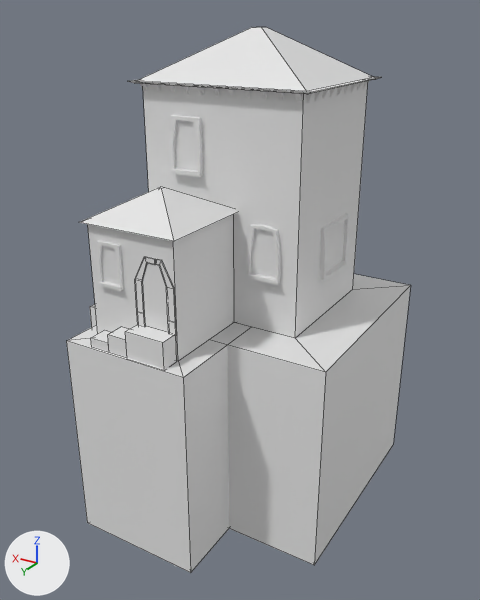
The FBX model Assets/Prefabs/lucie fbx/house ideea.fbx as it was, and as the next commit left it.
Rendered twice from a camera (50 mm lens) standing at (10.7, 38.2, 15.5) and looking at (26.7, 11.4, 2.1). The axes (+X, +Y, +Z) are drawn at lower left. The lights are the same throughout. The first picture is the older version. Mesh edges are drawn as thin lines on the coarser meshes. Where no turn or scale is listed for an object, it has been applied to the vertices. Vertices at exactly the same position are counted once.

Objects in the first picture: 'Cube', 'Cube.009', 'Cube.low.1', 'Cube.low2', 'raam', 'raam.001', 'raam.002', 'raam.012' and 4 more.
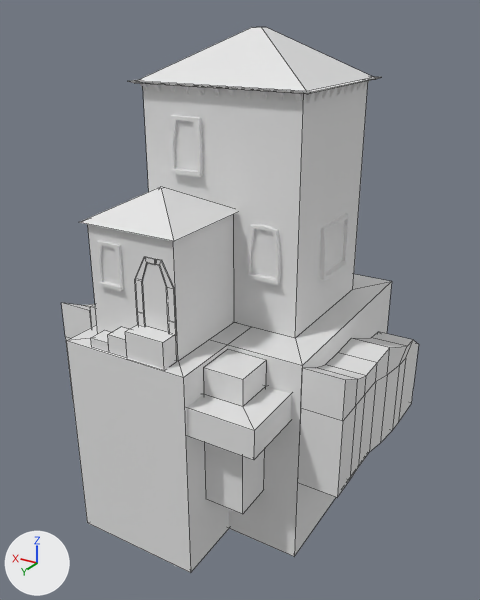
What the commit changed:
me_cube_014 is used by ob_cube_low2; location (26.78, 9.6, 7.18).
Before the commit, vertices of me_cube_014: 12 (-6.6, 5.7, -5.5) at pixel (325, 372), 13 (-6.6, -5.7, -5.5) at pixel (410, 285), 16 (-6.6, 5.7, -16.1) at pixel (314, 565), 17 (-6.6, -5.7, -16.1) at pixel (393, 444).
me_cube_014 had 36 vertices, 34 faces and spanned x -6.6..6.6, y -5.7..5.7, z -16.1..7.8.
me_cube_014 now has 36 vertices, 34 faces and spans x -5.5..6.6, y -5.7..5.7, z -16.1..7.8.
Part 1, on me_cube_014:
Vertices 12, 13, 16, 17 of me_cube_014 move by (1.1, 0.0, 0.0).
Mesh me_cube_058_1 is new.
It has 22 vertices, 20 faces and spans x -2.29..3.58, y -3.58..2.29, z -6.06..1.0.
Mesh me_cube_060 is new.
It has 48 vertices, 44 faces and spans x -1.0..1.0, y -10.29..0.71, z -6.01..1.0.
Object 'Cube.005' (ob_cube_005) is new; it shows me_cube_058_1.
Its location is (24.03, 16.3, 0.5).
Object 'Cube.020' (ob_cube_020) is new; it shows me_cube_060.
Its location is (34.38, 14.59, 0.51).
Object 'Cube.006' (ob_cube_006) is new; it shows a copy of me_cube_060.
Its location is (20.27, 14.59, 0.6).

Boxes [x1, y1, x2, y2] around the edits, measured in the pictures (480 x 600 px; the box of a moved part takes in the faces that stretch with it):
'Cube.low2', reshaped
    before: [90, 27, 411, 565]
    after: [90, 27, 392, 556]
'Cube.006', added
    after: [297, 332, 419, 497]
'Cube.005', added
    after: [187, 350, 291, 514]
'Cube.020', added
    after: [62, 303, 94, 399]
part 1 of me_cube_014, moved or reshaped
    before: [90, 274, 411, 565]
    after: [90, 274, 392, 556]
